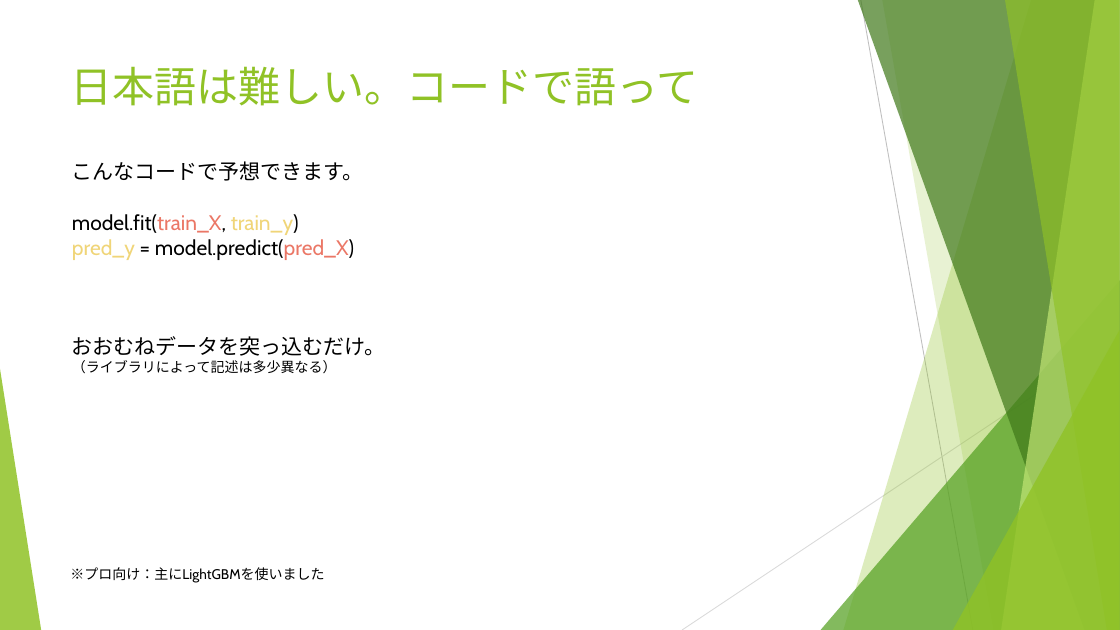
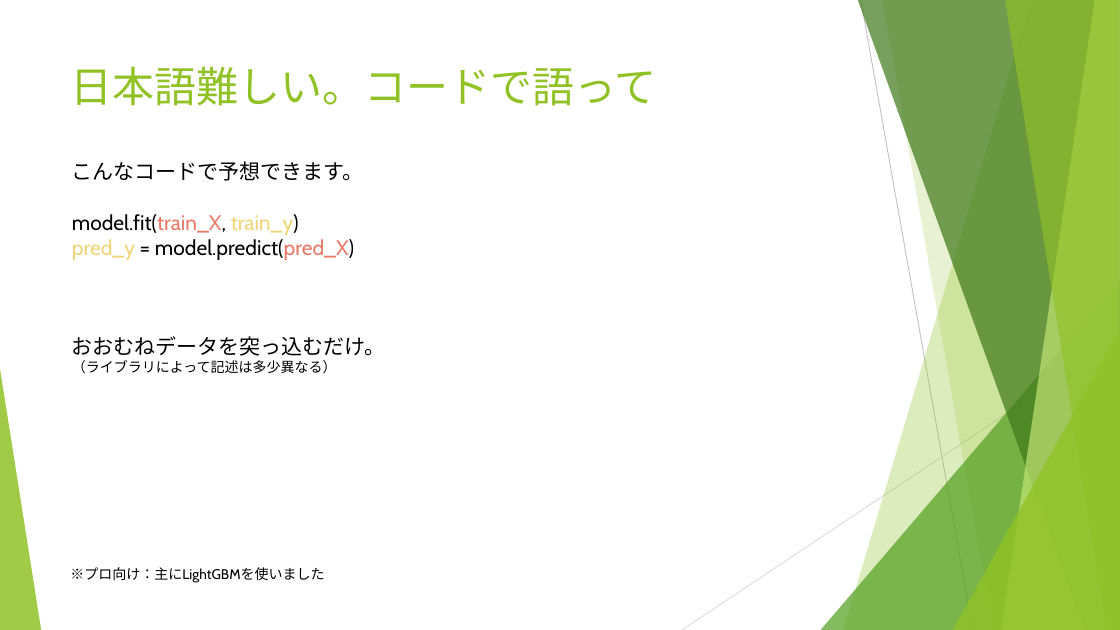
Before and after one commit to backonhighway/kaggle_recruit, a slide deck: slide 9 of 猫でもわかるKaggle.pptx. Drawn at 1120x630 pixels with LibreOffice and Linux fonts; fonts in the diff are those of the drawing. Boxes give left, top, right and bottom in pixels: in the first picture for what was removed or moved away, otherwise in the second. Text is boxed around its words. In the diff, an @@ line names an element or a change of style, - is before the commit and + after.

```diff
--- a/猫でもわかるKaggle.pptx
+++ b/猫でもわかるKaggle.pptx
@@ title at [71,66,657,106]: text changed @@
-日本語は難しい。コードで語って
+日本語難しい。コードで語って
```
Also in this commit, not shown: 9 other slides changed, 1 slide removed.
